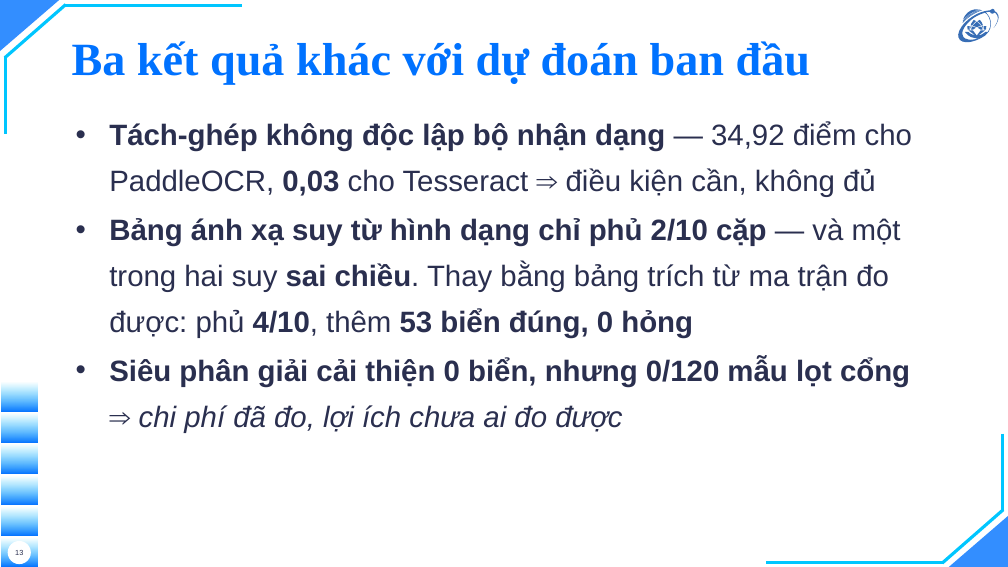
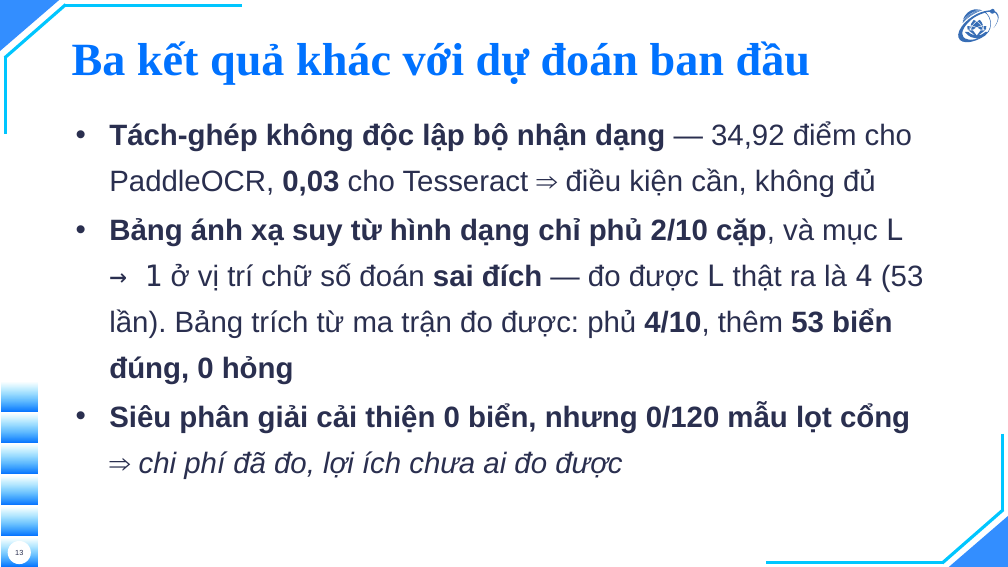
Before and after one commit to hieunguyen2604/alpr-do-an-mon-hoc, a slide deck: slide 13 of docs/slides/12-slides-mon-hoc.pptx. Drawn at 1008x567 pixels with LibreOffice and Linux fonts; fonts in the diff are those of the drawing; background and template pictures are left out. Boxes give left, top, right and bottom in pixels: in the first picture for what was removed or moved away, otherwise in the second. Text is boxed around its words. In the diff, an @@ line names an element or a change of style, - is before the commit and + after.

```diff
--- a/docs/slides/12-slides-mon-hoc.pptx
+++ b/docs/slides/12-slides-mon-hoc.pptx
@@ text at box(109, 218, 923, 384): text changed; bold off @@
-• Bảng ánh xạ suy từ hình dạng chỉ phủ 2/10 cặp — và một trong hai suy sai chiều. Thay bằng bảng trích từ ma trận đo được: phủ 4/10, thêm 53 biển đúng, 0 hỏng
+• Bảng ánh xạ suy từ hình dạng chỉ phủ 2/10 cặp, và mục L → 1 ở vị trí chữ số đoán sai đích — đo được L thật ra là 4 (53 lần). Bảng trích từ ma trận đo được: phủ 4/10, thêm 53 biển đúng, 0 hỏng
```
Also in this commit, not shown: 1 other slide changed, 8 other files.
